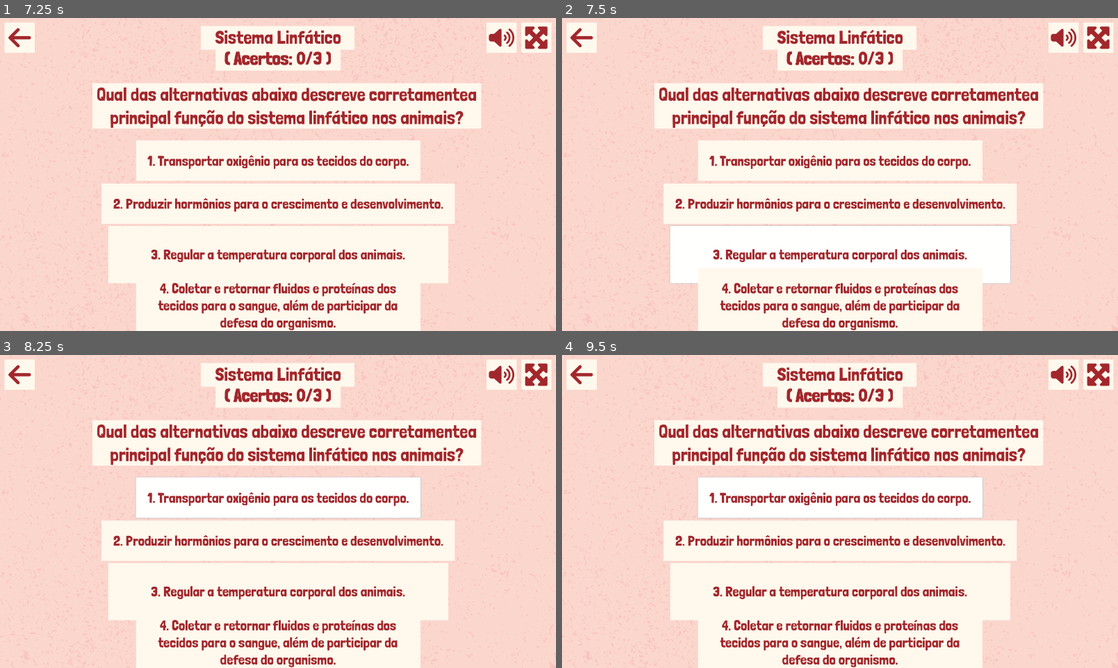
Above: before the commit, frames 1-4 (two rows, left to right).
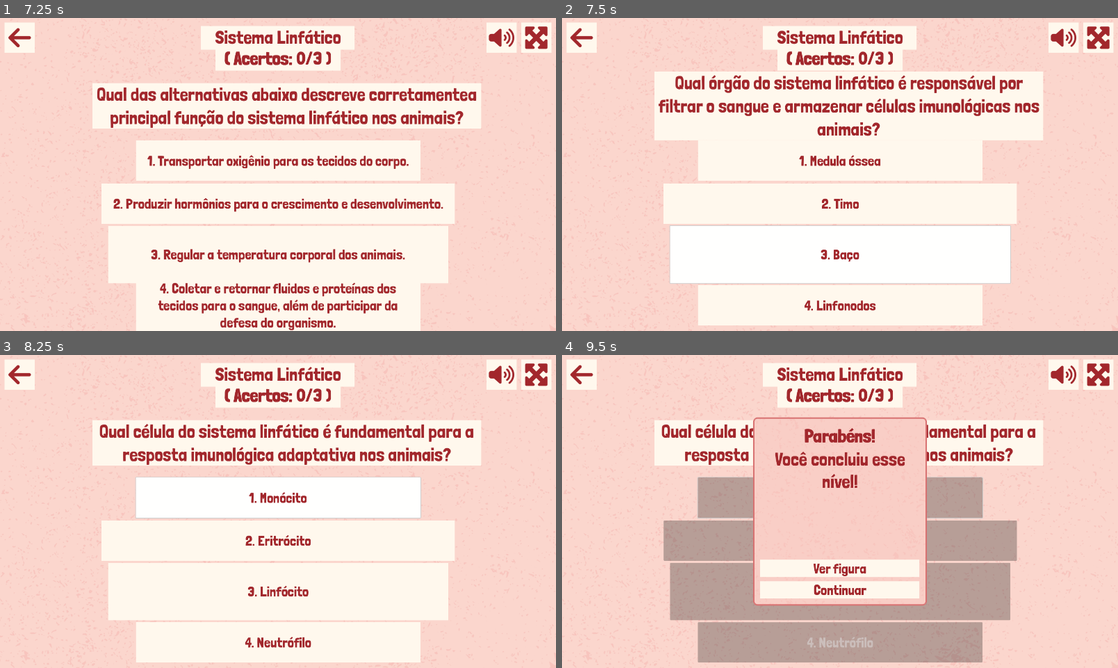
Above: after the commit, the same moments.

Repository: telmotrooper/vet-game
Game: Godot game, scene res://main.tscn
Same seed, same stepped clock (60 frames per second), same inputs: the game is played once before the commit and once after it.
Inputs (mouse positions are in pixels of both pictures, inside the frame that each line leads up to):
- Up to frame 1 (7.25 s): tap Enter at 0.5 s; click (533, 36) at 1.25 s; click "CÃES (FIGURA)" at 2 s; click (533, 36) at 2.75 s; click (533, 36) at 3.5 s; click (22, 36) at 4.25 s; click "GATOS (FIGURA)" at 5 s; click "SISTEMA LINFÁTICO (QUIZ)" at 5.75 s; click "1. Transportar oxigênio para …" at 6.5 s
- Up to frame 2 (7.5 s): click "3. Regular a temperatura corp…" at 7.25 s
- Up to frame 3 (8.25 s): click "1. Transportar oxigênio para …" (after the commit: "1. Medula óssea") at 8 s
- Up to frame 4 (9.5 s): click "1. Transportar oxigênio para …" (after the commit: "1. Monócito") at 8.75 s

Frame 1 is identical in both runs. In frame 2, 16% of the frame differs, in the area x 16-87%, y 17-100%; in frame 3, 8.6%; in frame 4, 38%, in the area x 17-86%, y 19-100%.

Commit message:
disable buttons when quiz ends

Diff:
--- a/levels/lymphatic_system_level/lymphatic_system_level.tscn
+++ b/levels/lymphatic_system_level/lymphatic_system_level.tscn
@@ -125,7 +125,7 @@
 color = Color(1, 0.972549, 0.929412, 1)
 metadata/_edit_lock_ = true
 
-[node name="Answer1" type="Button" parent="."]
+[node name="Answer1" type="Button" parent="." groups=["answers"]]
 layout_mode = 1
 anchors_preset = 8
 anchor_left = 0.5
@@ -142,7 +142,7 @@
 autowrap_mode = 2
 script = ExtResource("9_ywt1q")
 
-[node name="Answer2" type="Button" parent="."]
+[node name="Answer2" type="Button" parent="." groups=["answers"]]
 layout_mode = 1
 anchors_preset = 8
 anchor_left = 0.5
@@ -159,7 +159,7 @@
 autowrap_mode = 2
 script = ExtResource("9_ywt1q")
 
-[node name="Answer3" type="Button" parent="."]
+[node name="Answer3" type="Button" parent="." groups=["answers"]]
 layout_mode = 1
 anchors_preset = 8
 anchor_left = 0.5
@@ -176,7 +176,7 @@
 autowrap_mode = 2
 script = ExtResource("9_ywt1q")
 
-[node name="Answer4" type="Button" parent="."]
+[node name="Answer4" type="Button" parent="." groups=["answers"]]
 layout_mode = 1
 anchors_preset = 8
 anchor_left = 0.5
--- a/levels/quiz_level.gd
+++ b/levels/quiz_level.gd
@@ -53,3 +53,13 @@
 	else:
 		mistakes += 1
 	update_text()
+
+	var index = questions.find(current_question)
+	questions.pop_at(index)
+
+	if len(questions) > 0:
+		current_question = questions.pick_random()
+		update_question()
+	else:
+		get_tree().call_group("answers", "set_disabled", true)
+		show_victory_panel()
